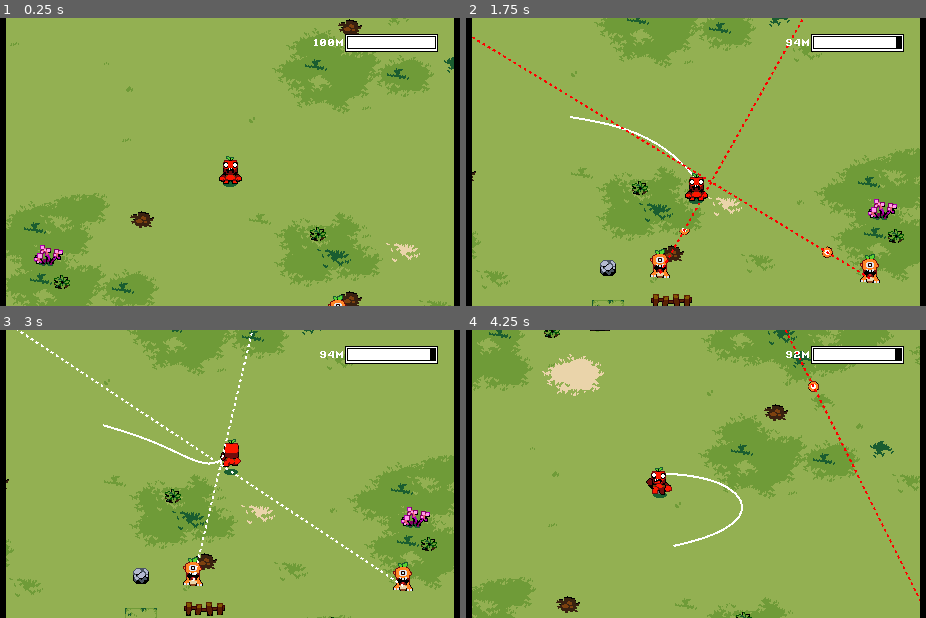
Above: before the commit, frames 1-4 (two rows, left to right).
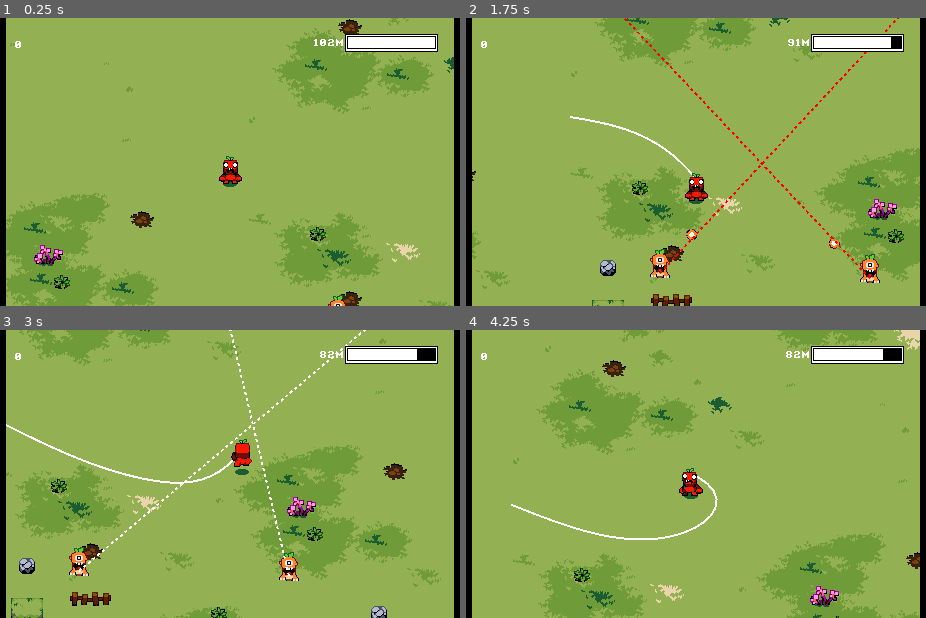
Above: after the commit, the same moments.

Repository: elementary-luke/GMTK2025
Game: Godot game, scene res://scenes/main.tscn
Two runs of this game, one before a commit and one after it. Both use one fixed random seed, a clock stepped at 60 frames per second and the inputs below. This scene is started directly instead of the project's main scene.
Inputs:
- Up to frame 1 (0.25 s): no input
- Up to frame 2 (1.75 s): tap Enter at 0.5 s; hold Right (right) 0.53-1.28 s; tap Space (main_action) at 0.6, 1.35 s; hold Down (down) from 1.28 s (still down)
- Up to frame 3 (3 s): release Down (down) at 2.03 s; hold Right (right) 2.03-2.78 s; tap Space (main_action) at 2.1, 2.85 s; hold Up (up) from 2.78 s (still down)
- Up to frame 4 (4.25 s): release Up (up) at 3.53 s; hold Left (left) from 3.53 s (still down); tap Space (main_action) at 3.6 s

The runs differ from the first frame. In frame 1, less than 0.1% of the frame differs, in the area x 3-73%, y 7-11%; in frame 2, 1.4%; in frame 3, 29%, in the area x 1-99%, y 0-100%; in frame 4, 28%.

Commit message:
ropage

Diff:
--- a/rope.gd
+++ b/rope.gd
@@ -3,7 +3,7 @@
 var seg_len = 10.0
 var start_nsegments = 10
 var start_pos = Vector2(0.0, 0.0)
-var segments_in_loop = 10
+var segments_in_loop = 8
 var rope_phy_iterations = 20
 var collision_radius = 2.0
 var intersection_counter = 0
@@ -17,6 +17,7 @@
 	return seg_len * segments.size()
 
 func add_segment():
+	Global.rope_used += 1
 	var inst = Segment.new()
 	inst.initialise(Global.Player.global_position)
 	segments.append(inst)
@@ -39,16 +40,26 @@
 	var i = ip[0]
 	var j = ip[1] + 2
 	if j - i > segments_in_loop:
-		$Loop.points = $Line.points.slice(i, j)
 		Global.Player.casting_rope = false
+		Global.show_cut_line($Line.points.slice(i, j + 1))
 		Global.show_cut_line($Line.points.slice(0, i + 1) + $Line.points.slice(j))
-		$Line.clear_points()
+
+		for s in segments:
+			if s.scissor != null:
+				s.scissor.reset()
+
 		segments.clear()
 
-		for b in query_bodies_in_polygon($Loop.points):
+		var bodies = query_bodies_in_polygon($Line.points.slice(i, j))
+		for b in query_bodies_in_polygon($Line.points.slice(i, j)):
 			var body = b["collider"]
 			if body:
-				body.queue_free()
+				body.die()
+
+		$Line.clear_points()
+
+		Global.Player.add_rope(j - i)
+
 
 func draw_rope():
 	var draw_points = segments.map(func(a): return a.pos)
@@ -80,12 +91,12 @@
 	if Global.Player.moving:
 		for i in range(0, rope_phy_iterations):
 			apply_distance_constraints()
-			if i % 10 == 0:
+			if i % 5 == 0:
 				resolve_collisions()
 
 		for i in range(0, rope_phy_iterations):
 			apply_smoothing_constraints()
-			if i % 10 == 0:
+			if i % 5 == 0:
 				resolve_collisions()
 
 	resolve_collisions()
@@ -96,6 +107,8 @@
 	shape.radius = collision_radius  # Adjust based on rope thickness
 
 	for seg in segments:
+		if seg.pos == seg.old_pos:
+			continue
 
 		var shape_query = PhysicsShapeQueryParameters2D.new()
 		shape_query.shape = shape
@@ -171,6 +184,10 @@
 			# If rope is open, also skip the very last vs. first segment
 			if i == 0 and j == seg_count - 1:
 				continue
+
+			if segments[j].pos == segments[j].old_pos && segments[j + 1].pos == segments[j + 1].old_pos:
+				continue
+
 			var b1 = segments[j].pos
 			var b2 = segments[j + 1].pos
 
--- a/scenes/blaster.tscn
+++ b/scenes/blaster.tscn
@@ -89,5 +89,8 @@
 texture = ExtResource("3_towk8")
 texture_mode = 1
 
+[node name="TerrainCast" type="RayCast2D" parent="."]
+collision_mask = 4
+
 [connection signal="timeout" from="RestTimer" to="." method="_on_rest_timer_timeout"]
 [connection signal="timeout" from="ChargeUpTimer" to="." method="_on_charge_up_timer_timeout"]
--- a/scenes/cut_line.tscn
+++ b/scenes/cut_line.tscn
@@ -51,6 +51,7 @@
 
 [node name="CutLine" type="Line2D"]
 modulate = Color(1, 1, 1, 0)
+z_index = 5
 width = 2.0
 default_color = Color(0, 0, 1, 1)
 
--- a/scenes/enemies/enemy_bullet.gd
+++ b/scenes/enemies/enemy_bullet.gd
@@ -1,9 +1,10 @@
-extends Area2D
+extends CharacterBody2D
 
 var starting_position : Vector2
 var dir : float
+var stun_time = 0.4
 
-const BULLET_SPEED = 10.0
+const BULLET_SPEED = 3.0
 
 # Called when the node enters the scene tree for the first time.
 func _ready() -> void:
@@ -12,3 +13,13 @@
 
 func _process(delta: float) -> void:
 	position += Vector2(BULLET_SPEED * cos(dir), BULLET_SPEED * sin(dir))
+
+func _physics_process(delta: float) -> void:
+	var d = Vector2(cos(dir), sin(dir))
+	look_at(d)
+	var coll = move_and_collide(Vector2(cos(dir), sin(dir)) * BULLET_SPEED)
+	if coll:
+		queue_free()
+		var body = coll.get_collider()
+		if body == Global.Player:
+			body.stun(stun_time)
--- a/scenes/enemies/enemy_bullet.tscn
+++ b/scenes/enemies/enemy_bullet.tscn
@@ -6,9 +6,10 @@
 [sub_resource type="CircleShape2D" id="CircleShape2D_8gdk0"]
 radius = 5.38516
 
-[node name="EnemyBullet" type="Area2D"]
+[node name="EnemyBullet" type="CharacterBody2D"]
 z_index = 2
 collision_layer = 8
+collision_mask = 5
 script = ExtResource("1_8gdk0")
 
 [node name="Sprite2D" type="Sprite2D" parent="."]
--- a/scenes/main.tscn
+++ b/scenes/main.tscn
@@ -524,6 +524,16 @@
 horizontal_alignment = 2
 vertical_alignment = 1
 
+[node name="ScoreLabel" type="RichTextLabel" parent="UI"]
+offset_left = -215.0
+offset_top = -123.0
+offset_right = -150.0
+offset_bottom = -112.0
+theme_override_fonts/normal_font = ExtResource("5_a8y0u")
+theme_override_font_sizes/normal_font_size = 8
+text = "100m"
+vertical_alignment = 1
+
 [node name="AmmoPivot" type="Node2D" parent="UI"]
 position = Vector2(118, -119)
 
@@ -568,14 +578,8 @@
 begin_cap_mode = 2
 end_cap_mode = 2
 
-[node name="Loop" type="Line2D" parent="Rope"]
-closed = true
-width = 2.0
-default_color = Color(1, 0, 0, 1)
-
 [node name="ScissorTimer" type="Timer" parent="."]
 wait_time = 5.0
-autostart = true
 
 [node name="Blaster" parent="." instance=ExtResource("15_jkv2x")]
 position = Vector2(108, 157)
--- a/scenes/scissor.tscn
+++ b/scenes/scissor.tscn
@@ -176,15 +176,6 @@
 wait_time = 5.0
 one_shot = true
 
-[node name="CutBarPivot" type="Node2D" parent="."]
-visible = false
-position = Vector2(7.99998, 6.00002)
-
-[node name="CutBar" type="Polygon2D" parent="CutBarPivot"]
-visible = false
-color = Color(1, 0.384314, 0.392157, 1)
-polygon = PackedVector2Array(0, -2, -18, -2, -18, 2, 0, 2)
-
 [node name="Sprite2D" type="AnimatedSprite2D" parent="."]
 position = Vector2(-7.86806e-07, -9)
 sprite_frames = SubResource("SpriteFrames_sydhx")
--- a/scripts/blaster.gd
+++ b/scripts/blaster.gd
@@ -6,6 +6,8 @@
 var warning_time = 0.2
 var pred_move_speed = 10.0
 var focus_point = Vector2(0, 0)
+var attack_range = 500.0
+var rope_value = 10.0
 
 func _ready() -> void:
 	focus_point = Global.Player.global_position
@@ -23,6 +25,10 @@
 
 		var show_pos = focus_point + (focus_point - global_position).normalized() * 3000.0
 
+		$TerrainCast.target_position = Vector2(show_pos)
+		$TerrainCast.force_raycast_update()
+		if $TerrainCast.is_colliding():
+			show_pos = $TerrainCast.get_collision_point()
 		$Line2D.global_position = Vector2(0.0, 0.0)
 		$Line2D.points = [global_position, lerp($Line2D.points[1], show_pos, 0.9)]
 
@@ -32,6 +38,11 @@
 
 
 	var show_pos = focus_point + (focus_point - global_position).normalized() * 3000.0
+
+	$TerrainCast.target_position = Vector2(show_pos)
+	$TerrainCast.force_raycast_update()
+	if $TerrainCast.is_colliding():
+		show_pos = $TerrainCast.get_collision_point()
 	$Line2D.global_position = Vector2(0.0, 0.0)
 	$Line2D.points = [global_position, show_pos]
 
@@ -57,13 +68,20 @@
 	await get_tree().create_timer(time).timeout
 
 	$Line2D.default_color = Color(1.0, 1.0, 1.0)
-	$Line2D.points = [Vector2(0, 0), Vector2(0, 0)]
+	$Line2D.hide()
 
 	$RestTimer.start()
 
 func _on_rest_timer_timeout() -> void:
-	charging_up = true
-	$ChargeUpTimer.start()
+	if global_position.distance_to(Global.Player.global_position) < 300.0:
+		$Line2D.global_position = Vector2(0.0, 0.0)
+		focus_point = Global.Player.global_position
+		$Line2D.points = [global_position, focus_point]
+		charging_up = true
+		$ChargeUpTimer.start()
+		$Line2D.show()
+	else:
+		$RestTimer.start()
 
 
 func predicted_player_position():
@@ -92,3 +110,7 @@
 		t = 0.0  # fallback to immediate shot
 
 	return player_pos + player_vel * t
+
+func die():
+	Global.Player.add_rope(rope_value)
+	queue_free()
--- a/scripts/bullet.gd
+++ b/scripts/bullet.gd
@@ -2,6 +2,7 @@
 
 var dir = Vector2(1.0, 0.0)
 var speed = 5.0 # change in blaster
+var stun_time = 1.0
 
 func _physics_process(delta: float) -> void:
 	look_at(dir)
@@ -10,4 +11,4 @@
 		queue_free()
 		var body = coll.get_collider()
 		if body == Global.Player:
-			body.stun()
+			body.stun(stun_time)
--- a/scripts/global.gd
+++ b/scripts/global.gd
@@ -3,6 +3,10 @@
 var Root
 var Player
 var Rope
+
+var score = 0.0
+var rope_used = 0.0
+var time_lived = 0.0
 
 var player_position : Vector2
 
--- a/scripts/main.gd
+++ b/scripts/main.gd
@@ -1,17 +1,38 @@
 extends Node2D
 
 var scissor = preload("res://scenes/scissor.tscn")
+var rope_shown = 0.0
+var score_shown = 0.0
 
 func _ready():
 	Global.Root = self
-	$Player.segments = Global.Rope.segments
+	$Player.segments = $Rope.segments
+	rope_shown = $Player.rope_left
+	Global.rope_used = 0.0
+	Global.time_lived = 0.0
+	Global.score = 0.0
+
 
 func _physics_process(delta: float) -> void:
 	$Player.update(delta)
 	$Rope.update(delta)
+	ui()
 
 func _on_scissor_timer_timeout() -> void:
 	var inst = scissor.instantiate()
 	inst.global_position.x = $Player.global_position.x + randf_range(-50.0, 50.0)
 	inst.global_position.y = $Player.global_position.y + randf_range(-50.0, 50.0)
 	add_child(inst)
+
+func ui():
+	var percentage_left = $Player.rope_left / $Player.max_rope
+	var bar = $UI/AmmoPivot
+	bar.scale.x = lerp(bar.scale.x, percentage_left, 0.4)
+	var label = $UI/AmmoLabel
+	var amount_meters = ceil(lerp(0, 100, percentage_left))
+	rope_shown = ceil(lerp(rope_shown, amount_meters, 0.4))
+	#print(percentage_left, rope_shown, amount_meters)
+	label.text = str(int(rope_shown)) + "m"
+
+	score_shown = ceil(lerp(score_shown, Global.score, 0.4))
+	$UI/ScoreLabel.text = str(int(score_shown))
--- a/scripts/peashooter.gd
+++ b/scripts/peashooter.gd
@@ -4,6 +4,9 @@
 const JUMP_VELOCITY = -400.0
 
 var previous_frame = -1
+
+var rope_value = 10.0
+
 
 func _ready() -> void:
 	pass
@@ -23,3 +26,7 @@
 		$AnimatedSprite2D.flip_h = false
 
 	previous_frame = current_frame
+
+func die():
+	Global.Player.add_rope(rope_value)
+	queue_free()
--- a/scripts/player.gd
+++ b/scripts/player.gd
@@ -9,13 +9,12 @@
 var no_move = false
 var move_step = Vector2(0.0, 0.0)
 var stunned = false
-var stun_time = 1.0
 var stun_invincibility_dur = 0.5
 var can_be_stunned = true
 var last = Vector2(0, 0)
 var can_extend = false
-var rope_left : float = 300
-var max_rope : float = 300
+var rope_left = 150.0
+var max_rope = 150.0
 var min_rope_segments = 2
 
 var anim_name = "idle_forward"
@@ -25,6 +24,7 @@
 	Global.Player = self
 
 func update(delta: float) -> void:
+	Global.time_lived += delta
 	Global.player_position = global_position
 
 	var intent = Vector2.ZERO
@@ -81,12 +81,6 @@
 
 	no_move = false
 
-	var percentage_left = rope_left / max_rope
-	var bar = Global.Root.get_node("UI/AmmoPivot")
-	bar.scale.x = lerp(bar.scale.x, percentage_left, 0.8)
-	var label = Global.Root.get_node("UI/AmmoLabel")
-	label.text = str(int(lerp(0, 100, percentage_left))) + "m"
-
 
 func play_anim(intent):
 	if moving:
@@ -124,11 +118,15 @@
 
 	$AnimatedSprite2D.play(anim_name)
 
-func stun():
+func stun(time):
 	if can_be_stunned:
 		can_be_stunned = false
 		stunned = true
-		await get_tree().create_timer(stun_time).timeout
+		await get_tree().create_timer(time).timeout
 		stunned = false
 		await get_tree().create_timer(stun_invincibility_dur).timeout
 		can_be_stunned = true
+
+func add_rope(amount):
+	rope_left += amount
+	rope_left = min(rope_left, max_rope)
--- a/scripts/scissor.gd
+++ b/scripts/scissor.gd
@@ -9,6 +9,7 @@
 var chew_dir = 1
 var idling = false
 var idle_dir = Vector2(0, 0)
+var rope_value = 1.0
 
 func _ready():
 	if randi_range(0, 1) == 0:
@@ -36,20 +37,13 @@
 						var frame = clamp(round(progress * 10), 0, 10)
 						$ProgressBar.global_rotation = 0.0
 						$ProgressBar.global_position = $CollisionShape2D.global_position + Vector2(0, -20.0)
-						#$CutBarPivot/CutBar.color.g = 1 - cut / cut_time
-						#$CutBarPivot/CutBar.color.b = 1 - cut / cut_time
-						#$CutBarPivot.scale.x = cut / cut_time
 						$ProgressBar.frame = frame
-
-						print(cut/cut_time)
 			else:
 				$ProgressBar.visible = false
 				if seg_index < segments.size():
 					look_at(segments[seg_index].pos)
 					var diff = segments[seg_index].pos - global_position
 					if diff.length() < 5.0 && segments[seg_index].scissor == null:
-						$CutBarPivot.scale.x = 0.0
-						$CutBarPivot.show()
 						attached = true
 						segments[seg_index].scissor = self
 					else:
@@ -89,10 +83,14 @@
 	attached = false
 	cut = 0.0
 	$LookTimer.start(0.2)
-	$CutBarPivot.hide()
+	$ProgressBar.hide()
 
 func _on_look_timer_timeout() -> void:
 	if !attached:
 		var si = Global.Rope.get_nearest_point(global_position)
 		if si != -1:
 			seg_index = si
+
+func die():
+	Global.Player.add_rope(rope_value)
+	queue_free()
Not shown: 1 places in scenes/bullet.tscn that only renumber resources
